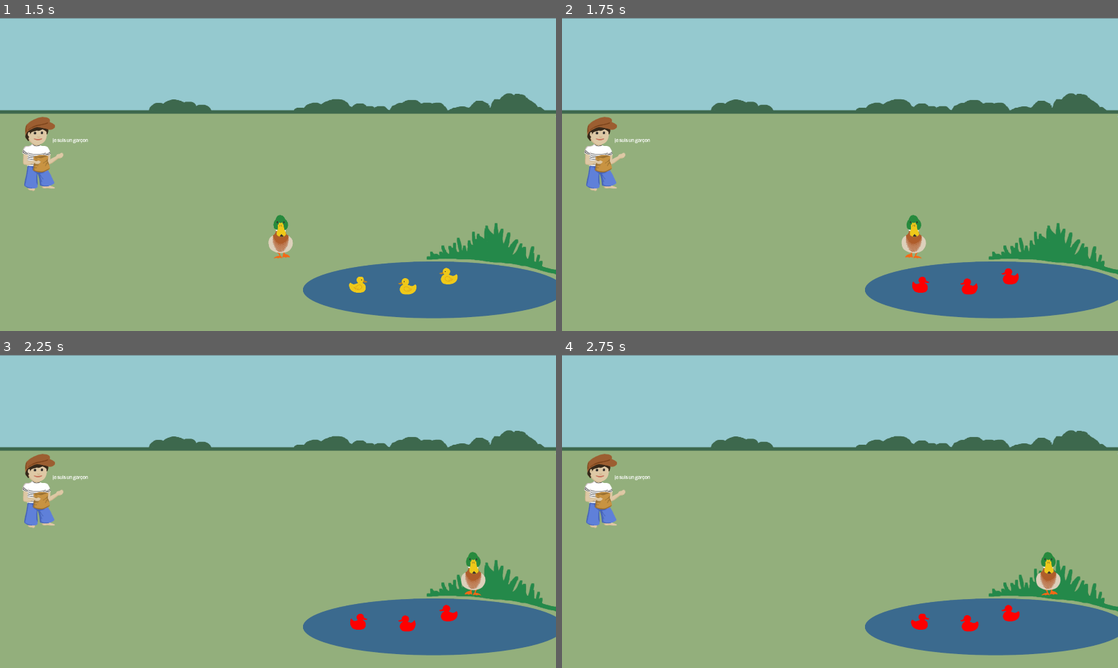
Above: before the commit, frames 1-4 (two rows, left to right).
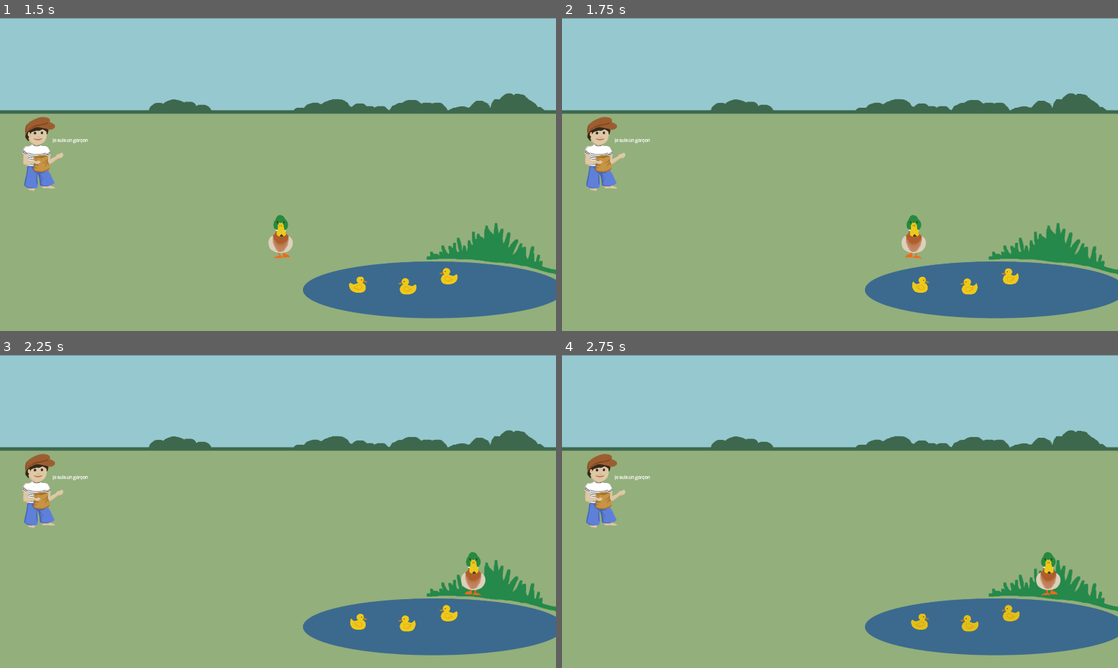
Above: after the commit, the same moments.

Repository: baguette-ballett/baguette-ballett
Game: Godot game, scene res://scenes/intro/intro.tscn
Same seed, same stepped clock (60 frames per second), same inputs: the game is played once before the commit and once after it.
Inputs:
- Up to frame 1 (1.5 s): click "Start" at 0.5 s; tap Enter (ui_accept) at 1.25, 1.35 s; hold Right (ui_right) from 1.28 s (still down)
- Up to frame 2 (1.75 s): keep holding Right (ui_right); tap Enter (ui_accept) at 1.52 s
- Up to frame 3 (2.25 s): tap Enter (ui_accept) at 1.82, 2.1 s; release Right (ui_right) at 2.03 s; hold Down (ui_down) from 2.03 s (still down)
- Up to frame 4 (2.75 s): keep holding Down (ui_down); tap Enter (ui_accept) at 2.27, 2.57 s

Frame 1 is identical in both runs. In frame 2, 0.3% of the frame differs, in the area x 62-83%, y 80-89%; in frame 3, 0.3%; in frame 4, 0.3%, in the area x 62-83%, y 79-89%.

Commit message:
Duck death

Diff:
--- a/scenes/level/level.gd
+++ b/scenes/level/level.gd
@@ -35,9 +35,9 @@
 	var d1 = get_node("Duckling1")
 	var d2 = get_node("Duckling2")
 	var d3 = get_node("Duckling3")
-	d1.modulate = Color(d1LiveLeft/10, 0, 0)
-	d2.modulate = Color(d2LiveLeft/10, 0, 0)
-	d3.modulate = Color(d3LiveLeft/10, 0, 0)
+	d1.modulate = Color((0.5/100 * d1LiveLeft) + 0.5, (0.5/100 * d1LiveLeft) + 0.5, (0.5/100 * d1LiveLeft) + 0.5)
+	d2.modulate = Color((0.5/100 * d2LiveLeft) + 0.5, (0.5/100 * d2LiveLeft) + 0.5, (0.5/100 * d2LiveLeft) + 0.5)
+	d3.modulate = Color((0.5/100 * d3LiveLeft) + 0.5, (0.5/100 * d3LiveLeft) + 0.5, (0.5/100 * d3LiveLeft) + 0.5)
 	if d1LiveLeft < 0:
 		d1.rotation = PI
 		d1.stop()
